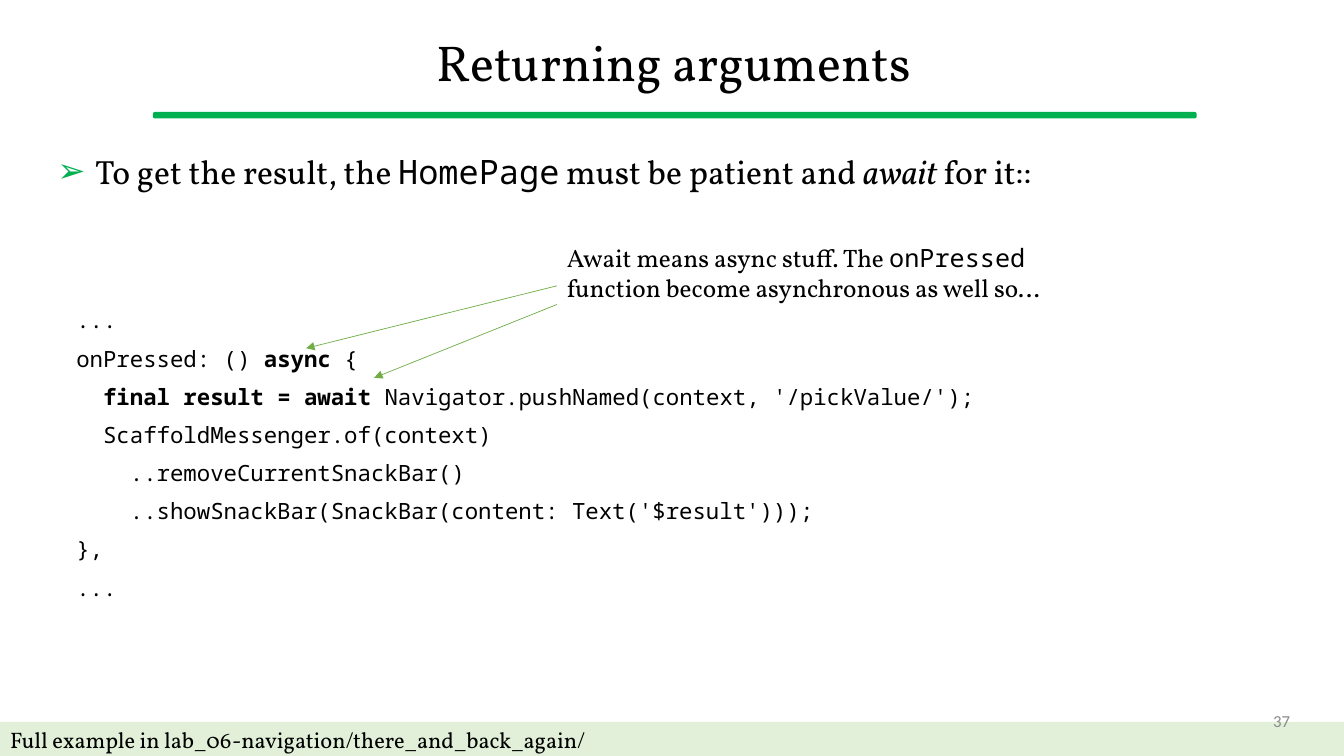
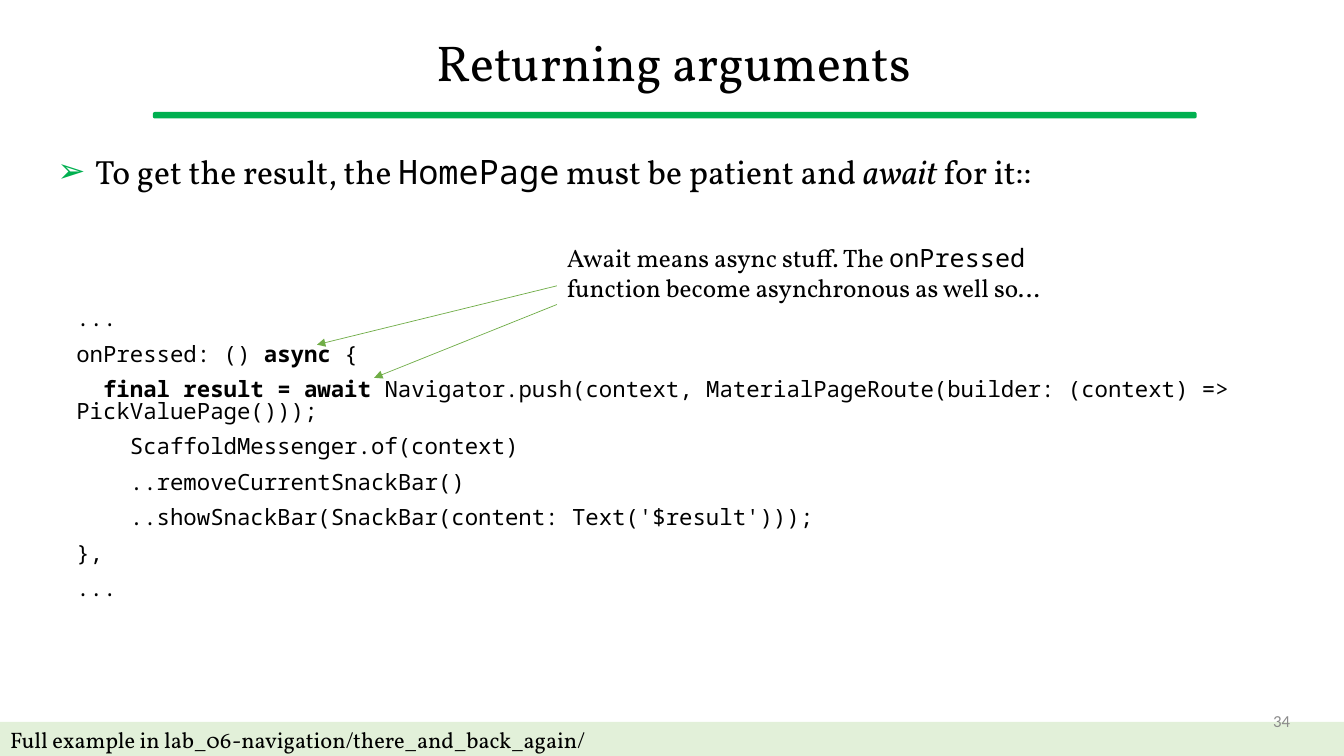
Before and after one commit to gcappon/bwthw, a slide deck: slide 34 of lab_06-navigation/lab_06-navigation.pptx (slide 37 before the commit). Drawn at 1344x756 pixels with LibreOffice and Linux fonts; fonts in the diff are those of the drawing. Boxes give left, top, right and bottom in pixels: in the first picture for what was removed or moved away, otherwise in the second. Text is boxed around its words. In the diff, an @@ line names an element or a change of style, - is before the commit and + after.

Commit message:
[master] refactored everything to unnamed routes

```diff
--- a/lab_06-navigation/lab_06-navigation.pptx
+++ b/lab_06-navigation/lab_06-navigation.pptx
@@ arrow moved from (558, 286) - (307, 348) to (558, 286) - (318, 345) @@
@@ text at bbox=[76, 341, 813, 529]: line spacing 0.9 to 0.8 @@
@@ text at bbox=[76, 379, 1189, 424]: text changed @@
-final result = await Navigator.pushNamed(context, '/pickValue/');
+final result = await Navigator.push(context, MaterialPageRoute(builder: (context) => PickValuePage()));
@@ page number at bbox=[1273, 716, 1290, 727]: text changed @@
-37
+34
```
Also in this commit, not shown: 10 other slides changed, 1 slide added, 3 slides removed, 15 other files.
